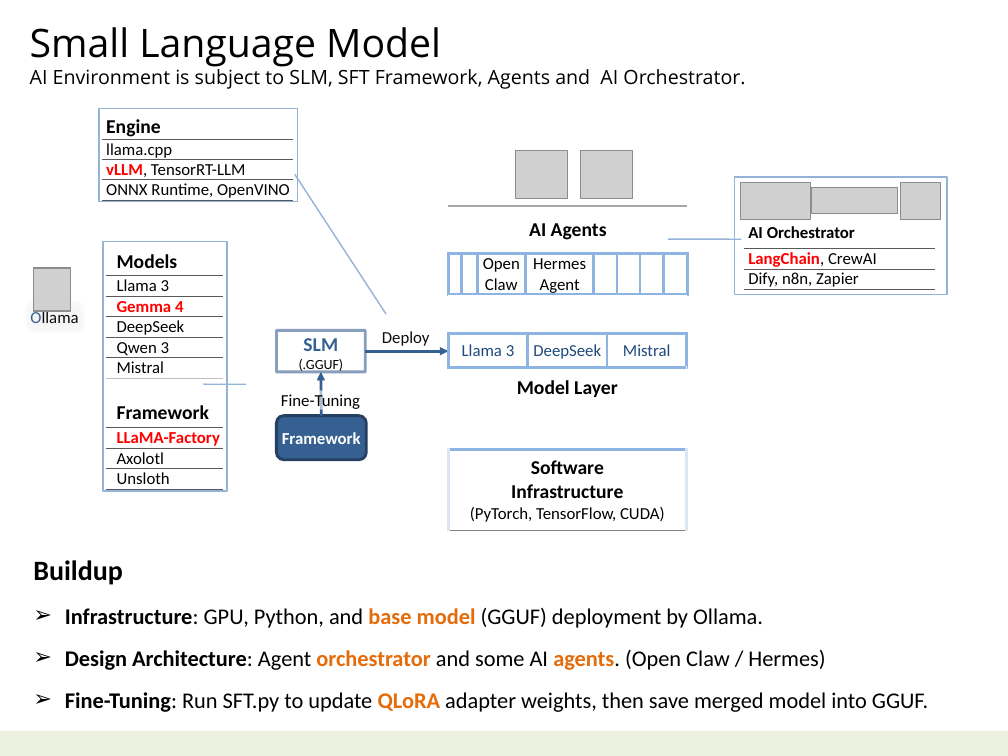
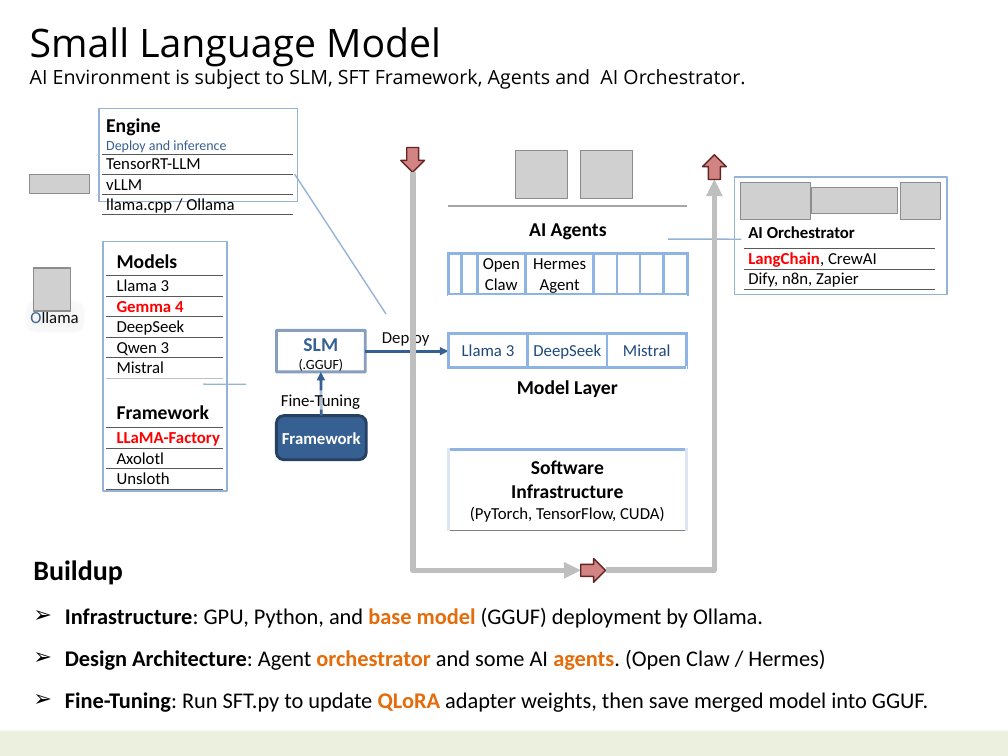
Before and after one commit to navibator/crazy-ai, a slide deck: slide 6 of ai-gemma.pptx. Drawn at 1008x756 pixels with LibreOffice and Linux fonts; fonts in the diff are those of the drawing; grey boxes stand for pictures. Boxes give left, top, right and bottom in pixels: in the first picture for what was removed or moved away, otherwise in the second. Text is boxed around its words. In the diff, an @@ line names an element or a change of style, - is before the commit and + after.

```diff
--- a/ai-gemma.pptx
+++ b/ai-gemma.pptx
@@ table at <box>102,114,292,217</box> @@
-row 1, column 1: Engine
+row 1, column 1: Engine / Deploy and inference
-row 2, column 1: llama.cpp
+row 2, column 1: TensorRT-LLM
-row 3, column 1: vLLM, TensorRT-LLM
+row 3, column 1: vLLM
-row 4, column 1: ONNX Runtime, OpenVINO
+row 4, column 1: llama.cpp / Ollama
@@ down arrow added at <box>401,147,425,172</box>, fill #C0504D at 70% opacity, outline #632523 1 pt @@
@@ picture added at <box>29,174,90,194</box> @@
@@ elbow arrow added from (412, 172) to (581, 571), #BFBFBF 4 pt @@
@@ elbow arrow added from (606, 571) to (715, 179), #BFBFBF 4 pt @@
@@ down arrow added at <box>703,154,727,179</box>, fill #C0504D at 70% opacity, outline #632523 1 pt @@
@@ down arrow added at <box>581,559,606,583</box>, fill #C0504D at 70% opacity, outline #632523 1 pt @@
```
Also in this commit, not shown: 2 other slides changed, 1 slide added, 1 other file.
